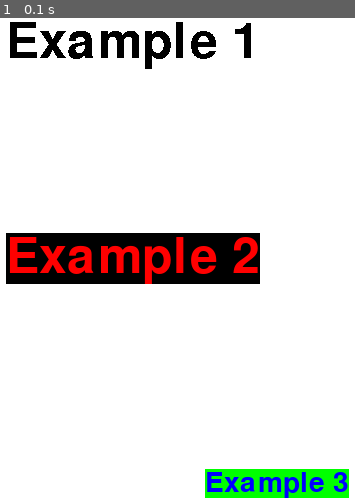
Above: before the commit, frame 1.
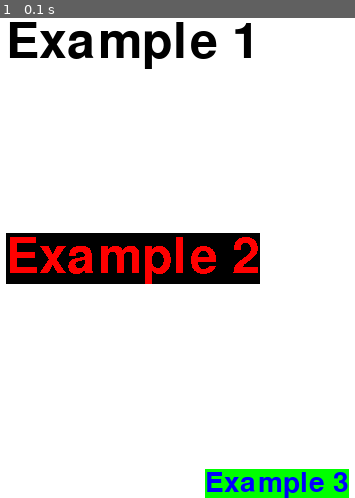
Above: after the commit, the same moment.

Repository: ObsidianWitch/edupr5retro
Game: pygame game, started from tests/font.py
Two runs of this game, one before a commit and one after it. Both use one fixed random seed, a clock stepped at 60 frames per second and the inputs below.
Inputs:
- Up to frame 1 (0.1 s): no input

The runs differ from the first frame. In frame 1, 0.8% of the frame differs, in the area x 4-73%, y 0-54%.

Commit message:
font - antialiased by default

Diff:
--- a/out/retro.doc.py
+++ b/out/retro.doc.py
@@ -398,7 +398,7 @@
 
     ## ~~~{.python .prototype}
     ## render(
-    ##     str text, bool antialias = False,
+    ##     str text, bool antialias = True,
     ##     3-tuple color = BLACK, 3-tuple bgcolor = None
     ## )
     ## ~~~
@@ -406,7 +406,7 @@
     ## lissé (`antialias`), d'une couleur spécifique (`color`) et avoir une
     ## couleur de fond (`bgcolor`). Si aucune couleur de fond n'est spécifiée,
     ## le fond sera transparent.
-    def render(self, text, antialias = False, color = BLACK, bgcolor = None):
+    def render(self, text, antialias = True, color = BLACK, bgcolor = None):
         return Image(
             self.pygfont.render(text, antialias, color, bgcolor)
         )
--- a/out/retro.py
+++ b/out/retro.py
@@ -178,7 +178,7 @@
     def __init__(self, size):
         self.pygfont = pygame.font.SysFont(None, size)
 
-    def render(self, text, antialias = False, color = BLACK, bgcolor = None):
+    def render(self, text, antialias = True, color = BLACK, bgcolor = None):
         return Image(
             self.pygfont.render(text, antialias, color, bgcolor)
         )
--- a/src/font.py
+++ b/src/font.py
@@ -16,7 +16,7 @@
 
     ## ~~~{.python .prototype}
     ## render(
-    ##     str text, bool antialias = False,
+    ##     str text, bool antialias = True,
     ##     3-tuple color = BLACK, 3-tuple bgcolor = None
     ## )
     ## ~~~
@@ -24,7 +24,7 @@
     ## lissé (`antialias`), d'une couleur spécifique (`color`) et avoir une
     ## couleur de fond (`bgcolor`). Si aucune couleur de fond n'est spécifiée,
     ## le fond sera transparent.
-    def render(self, text, antialias = False, color = BLACK, bgcolor = None):
+    def render(self, text, antialias = True, color = BLACK, bgcolor = None):
         return Image(
             self.pygfont.render(text, antialias, color, bgcolor)
         )
--- a/tests/font.py
+++ b/tests/font.py
@@ -19,7 +19,7 @@
 
 txt2 = font1.render(
     text      = "Example 2",
-    antialias = True,
+    antialias = False,
     color     = RED,
     bgcolor   = BLACK,
 )
Not shown, changed: out/doc.html
